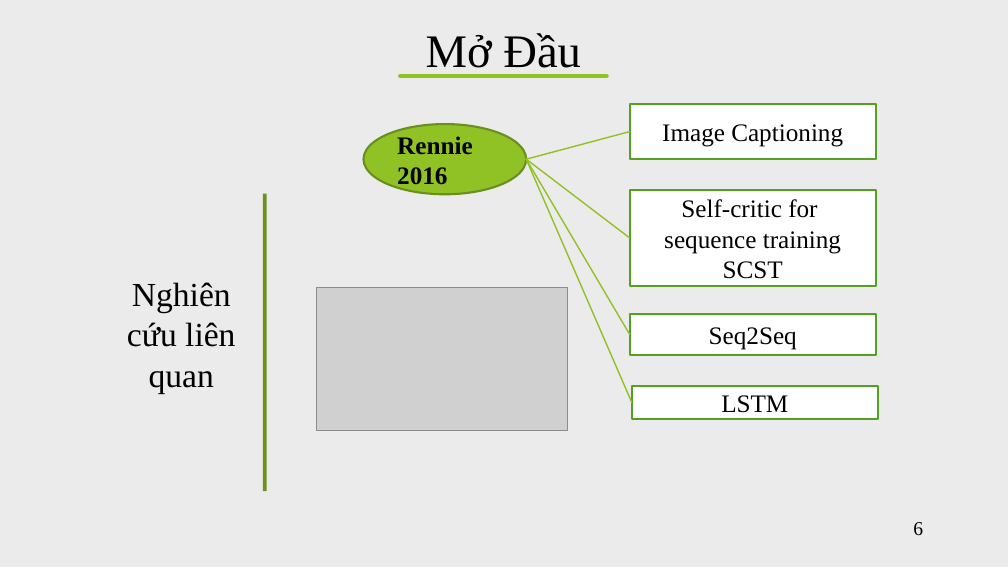
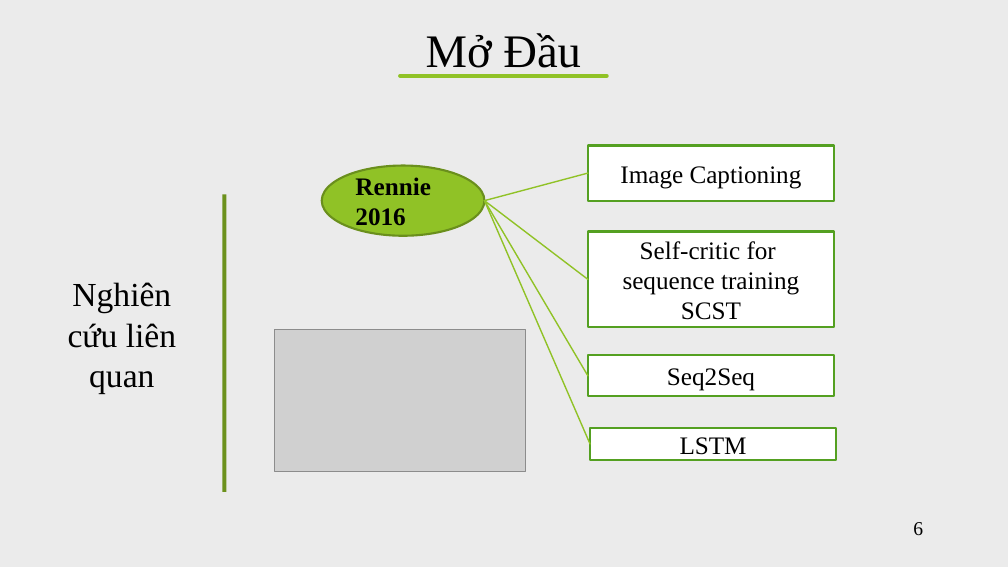
Before and after one commit to vanvibig/BaoCaoLuanVan, a slide deck: slide 6 of LVTN_Vi.pptx. Drawn at 1008x567 pixels with LibreOffice and Linux fonts; fonts in the diff are those of the drawing; grey boxes stand for pictures. Boxes give left, top, right and bottom in pixels: in the first picture for what was removed or moved away, otherwise in the second. Text is boxed around its words. In the diff, an @@ line names an element or a change of style, - is before the commit and + after.

```diff
--- a/LVTN_Vi.pptx
+++ b/LVTN_Vi.pptx
@@ 5 lines, 3 rectangles, 1 ellipse: place and size @@
-5 lines, 3 rectangles, 1 ellipse at <box>364,104,878,418</box>
+5 lines, 3 rectangles, 1 ellipse at <box>322,145,836,460</box>
@@ rectangle: place and size @@
-rectangle at <box>263,194,267,491</box>
+rectangle at <box>223,195,227,492</box>
@@ text "Nghiên cứu liên quan": place and size @@
-text "Nghiên cứu liên quan" at <box>127,282,235,393</box>
+text "Nghiên cứu liên quan" at <box>68,282,176,393</box>
@@ picture: place and size @@
-picture at <box>317,287,568,430</box>
+picture at <box>275,330,526,473</box>
@@ rectangle "Seq2Seq": place and size @@
-rectangle "Seq2Seq" at <box>630,313,876,355</box>
+rectangle "Seq2Seq" at <box>588,356,834,397</box>
```
Also in this commit, not shown: 3 other slides changed, 2 other files.
